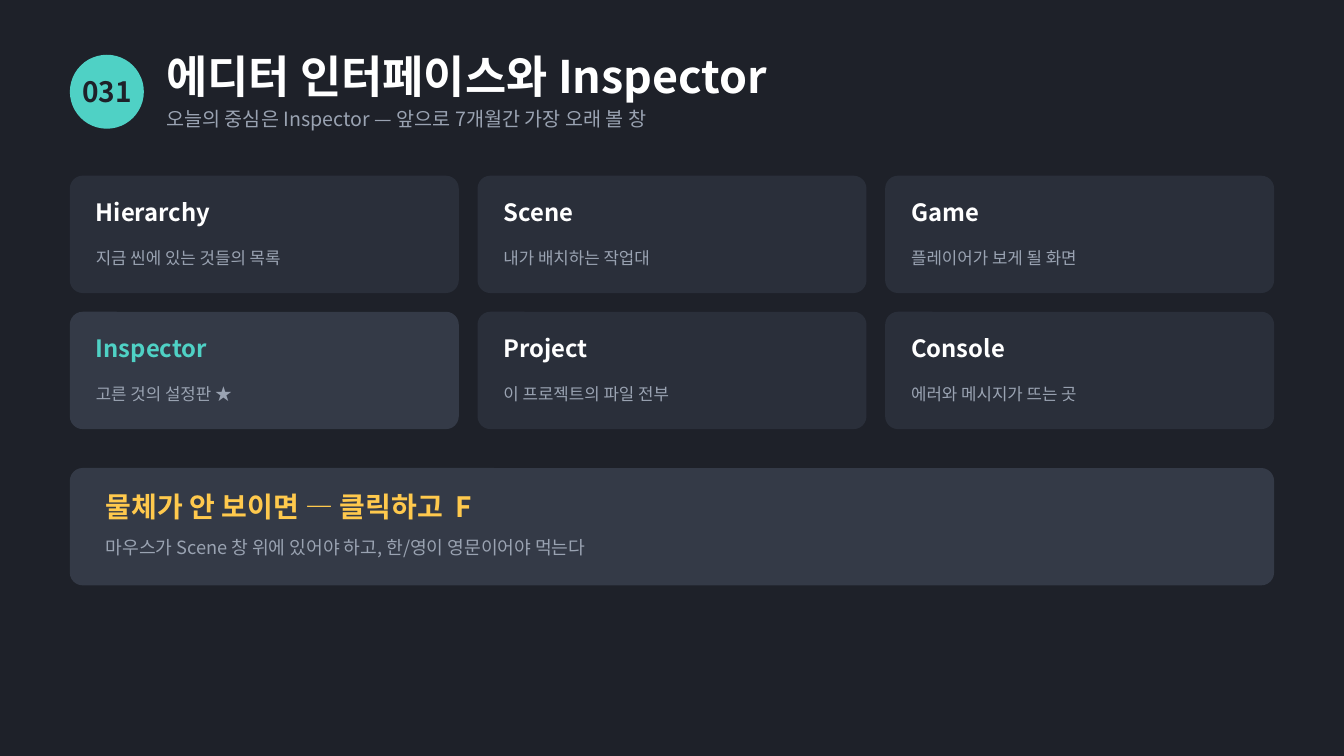
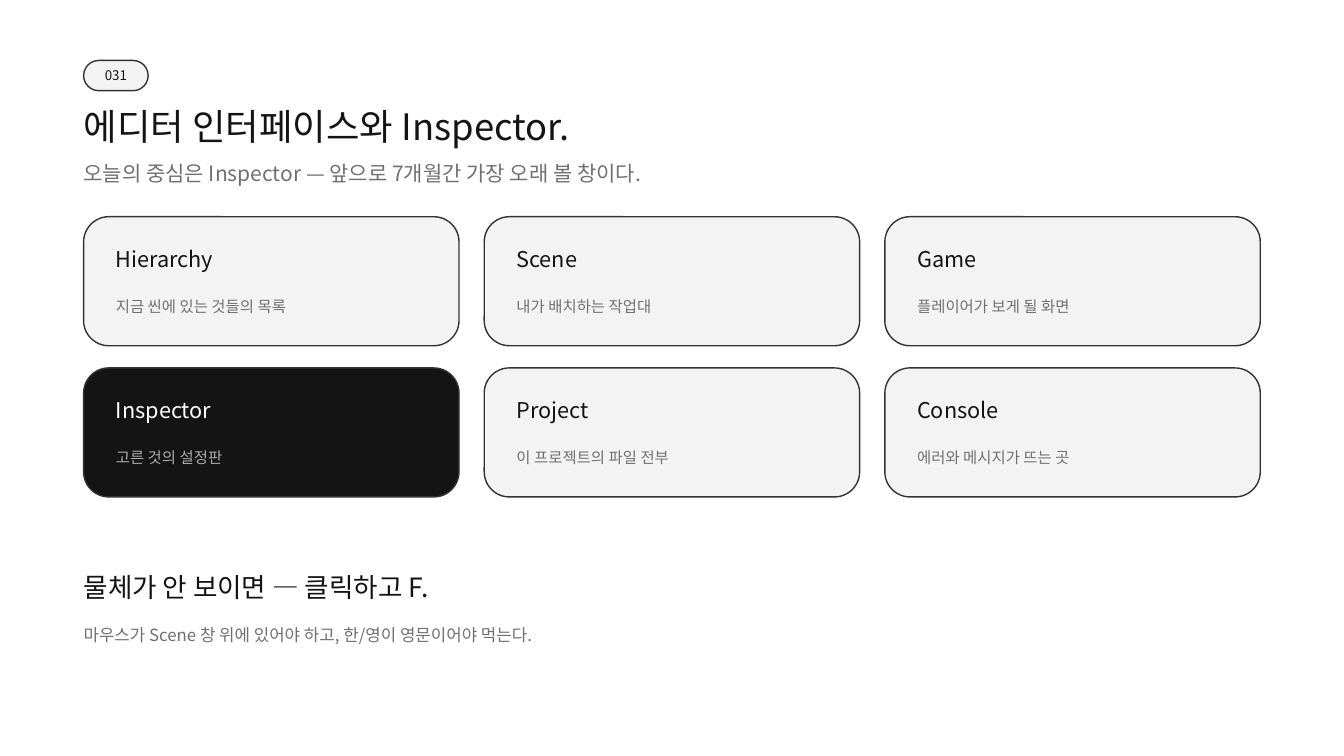
Before and after one commit to SBS-GameAcademy-Saturday/WaveBreaker, a slide deck: slide 3 of docs/04_배포자료/슬라이드/7주차-유니티입문.pptx. Drawn at 1344x756 pixels with LibreOffice and Linux fonts; fonts in the diff are those of the drawing. Boxes give left, top, right and bottom in pixels: in the first picture for what was removed or moved away, otherwise in the second. Text is boxed around its words. In the diff, an @@ line names an element or a change of style, - is before the commit and + after.

```diff
--- a/docs/04_배포자료/슬라이드/7주차-유니티입문.pptx
+++ b/docs/04_배포자료/슬라이드/7주차-유니티입문.pptx
@@ background #1E2129 to #FFFFFF @@
@@ text "031": place and size @@
-text "031" at [82,81,132,103]
+text "031" at [105,70,127,80]
@@ text "031" at [105,70,127,80]: size 20 to 9.5 pt, text colour #1E2129 to #141414, bold off @@
@@ rounded rectangle: place and size @@
-rounded rectangle at [71,55,143,128]
+rounded rectangle at [84,60,148,91]
@@ rounded rectangle at [84,60,148,91]: ellipse to rounded rectangle; fill #4FD1C5 to #F3F3F3; outline #4FD1C5 1 pt to #333333 1 pt @@
@@ text at [84,110,570,149]: text changed; size 32 to 26 pt; text colour #FFFFFF to #141414; bold off @@
-에디터 인터페이스와 Inspector
+에디터 인터페이스와 Inspector.
@@ text at [84,163,641,186]: text changed; size 14 to 15 pt; text colour #9AA3B2 to #707070 @@
-오늘의 중심은 Inspector — 앞으로 7개월간 가장 오래 볼 창
+오늘의 중심은 Inspector — 앞으로 7개월간 가장 오래 볼 창이다.
@@ rounded rectangle: place and size @@
-rounded rectangle at [71,176,458,292]
+rounded rectangle at [84,217,459,346]
@@ rounded rectangle: place and size @@
-rounded rectangle at [478,176,865,292]
+rounded rectangle at [484,217,859,346]
@@ rounded rectangle: place and size @@
-rounded rectangle at [886,176,1273,292]
+rounded rectangle at [885,217,1260,346]
@@ text "Hierarchy": place and size @@
-text "Hierarchy" at [96,201,210,227]
+text "Hierarchy" at [116,249,213,272]
@@ text "Scene": place and size @@
-text "Scene" at [503,203,573,222]
+text "Scene" at [516,251,577,268]
@@ text "Game": place and size @@
-text "Game" at [911,203,979,222]
+text "Game" at [917,251,976,268]
@@ text "지금 씬에 있는 것들의 목록": place and size @@
-text "지금 씬에 있는 것들의 목록" at [96,250,281,265]
+text "지금 씬에 있는 것들의 목록" at [116,299,286,313]
@@ text "내가 배치하는 작업대": place and size @@
-text "내가 배치하는 작업대" at [503,250,650,265]
+text "내가 배치하는 작업대" at [516,299,652,313]
@@ text "플레이어가 보게 될 화면": place and size @@
-text "플레이어가 보게 될 화면" at [911,250,1077,265]
+text "플레이어가 보게 될 화면" at [917,299,1069,313]
@@ rounded rectangle: place and size @@
-rounded rectangle at [71,313,458,429]
+rounded rectangle at [84,368,459,497]
@@ rounded rectangle at [84,368,459,497]: fill #343A47 to #141414; outline #343A47 1 pt to #333333 1 pt; proportions changed @@
@@ rounded rectangle: place and size @@
-rounded rectangle at [478,313,865,429]
+rounded rectangle at [484,368,859,497]
@@ fill #2A2F3A to #F3F3F3; outline #2A2F3A 1 pt to #333333 1 pt; proportions changed in 5 elements at [484,217,859,346], [885,217,1260,346], [84,217,459,346], [484,368,859,497], [885,368,1260,497] @@
@@ rounded rectangle: place and size @@
-rounded rectangle at [886,313,1273,429]
+rounded rectangle at [885,368,1260,497]
@@ text "Inspector": place and size @@
-text "Inspector" at [96,339,207,362]
+text "Inspector" at [116,402,211,423]
@@ text "Inspector" at [116,402,211,423]: size 17 to 15.5 pt, text colour #4FD1C5 to #FFFFFF, bold off @@
@@ text "Project": place and size @@
-text "Project" at [503,337,587,363]
+text "Project" at [516,401,588,424]
@@ size 17 to 15.5 pt, text colour #FFFFFF to #141414, bold off in 5 elements at [516,251,577,268], [116,249,213,272], [917,251,976,268], [516,401,588,424], [917,400,999,419] @@
@@ text "Console": place and size @@
-text "Console" at [911,338,1005,358]
+text "Console" at [917,400,999,419]
@@ text "이 프로젝트의 파일 전부": place and size @@
-text "이 프로젝트의 파일 전부" at [503,386,669,401]
+text "이 프로젝트의 파일 전부" at [516,450,669,464]
@@ size 12 to 11 pt, text colour #9AA3B2 to #707070 in 5 elements at [516,299,652,313], [116,299,286,313], [917,299,1069,313], [516,450,669,464], [917,450,1069,464] @@
@@ text "에러와 메시지가 뜨는 곳": place and size @@
-text "에러와 메시지가 뜨는 곳" at [911,386,1076,401]
+text "에러와 메시지가 뜨는 곳" at [917,450,1069,464]
@@ rounded rectangle removed at [71,469,1273,585] @@
@@ text at [116,450,223,464]: text changed; size 12 to 11 pt; text colour #9AA3B2 to #ADADAD @@
-고른 것의 설정판 ★
+고른 것의 설정판
@@ text at [84,575,429,599]: text changed; size 20 to 19 pt; text colour #FFC94D to #141414; bold off @@
-물체가 안 보이면 — 클릭하고 F
+물체가 안 보이면 — 클릭하고 F.
@@ text at [84,627,532,644]: text changed; size 13 to 12 pt; text colour #9AA3B2 to #707070 @@
-마우스가 Scene 창 위에 있어야 하고, 한/영이 영문이어야 먹는다
+마우스가 Scene 창 위에 있어야 하고, 한/영이 영문이어야 먹는다.
```
Also in this commit, not shown: 13 other slides changed, 4 other files.
